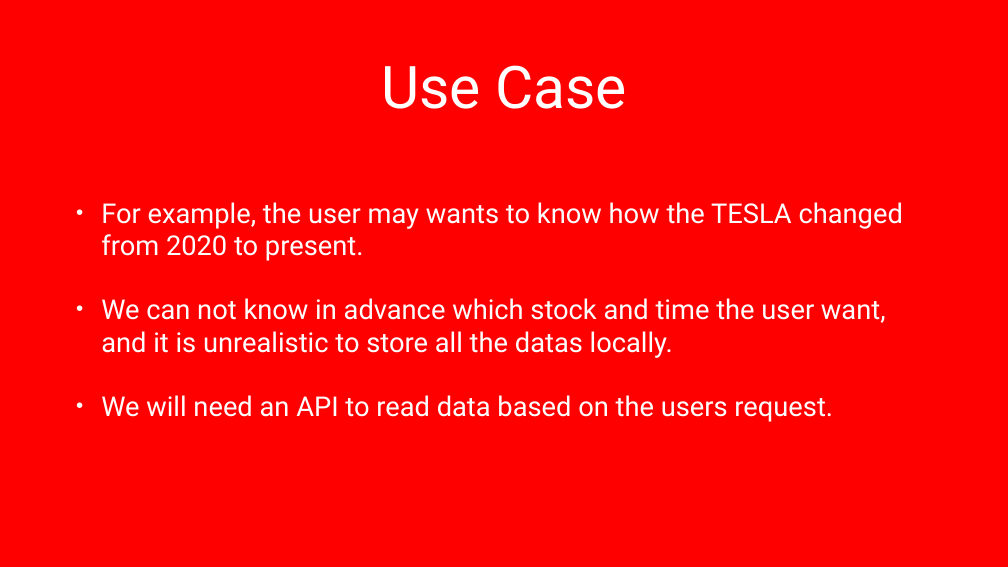
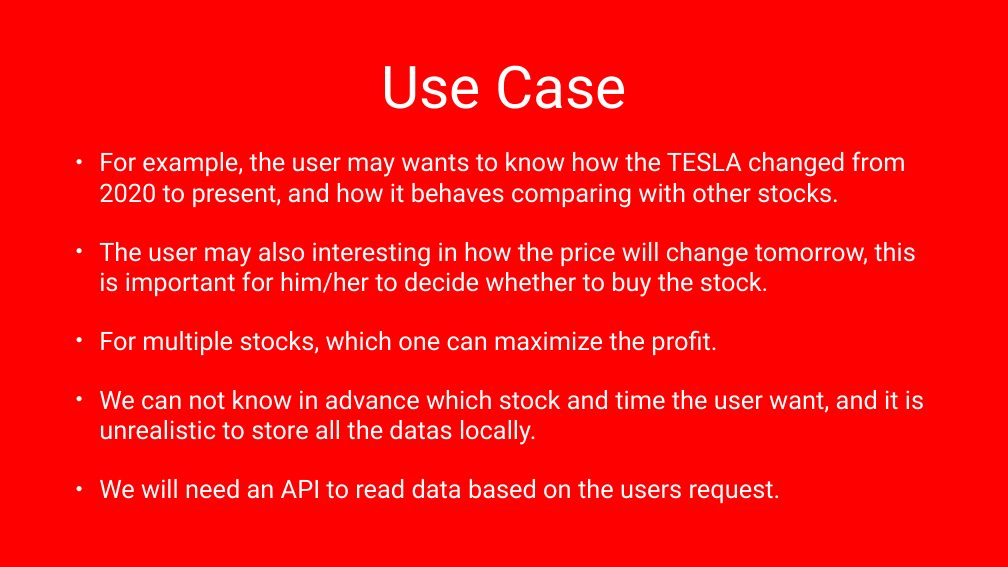
Before and after one commit to Ko2259/StockPrice, a slide deck: slide 3 of docs/Technology Review.pptx. Drawn at 1008x567 pixels with LibreOffice and Linux fonts; fonts in the diff are those of the drawing; background and template pictures are left out. Boxes give left, top, right and bottom in pixels: in the first picture for what was removed or moved away, otherwise in the second. Text is boxed around its words. In the diff, an @@ line names an element or a change of style, - is before the commit and + after.

```diff
--- a/docs/Technology Review.pptx
+++ b/docs/Technology Review.pptx
@@ text "For example, the user may ...": place and size @@
-text "For example, the user may ..." at [101,202,903,422]
+text "For example, the user may ..." at [99,151,924,503]
@@ text at [99,151,916,355]: text changed; size 52 to 48.4 pt @@
-• For example, the user may wants to know how the TESLA changed from 2020 to present.
+• For example, the user may wants to know how the TESLA changed from 2020 to present, and how it behaves comparing with other stocks.
+• The user may also interesting in how the price will change tomorrow, this is important for him/her to decide whether to buy the stock.
+• For multiple stocks, which one can maximize the profit.
@@ text at [99,390,924,503]: size 52 to 48.4 pt in "We can not know in advance which ...", "We will need an API to read ..."; indent changed; less space between paragraphs @@
```
Also in this commit, not shown: 2 other slides changed, 4 slides added, 1 slide removed, 1 other file.
